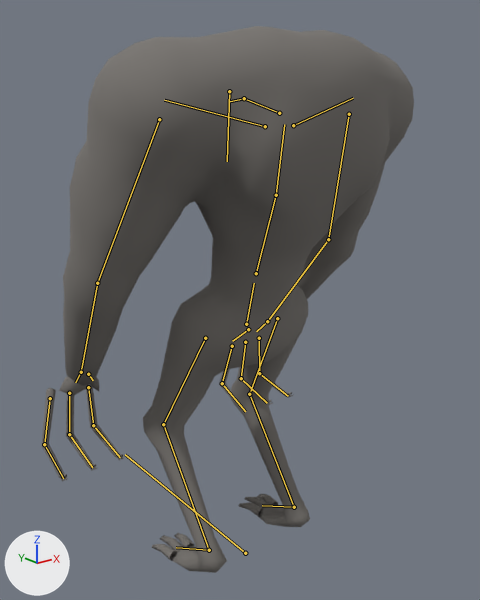
The glTF model content/art/models/mourner.lod1.glb: old version first, new version second.
Camera for both pictures: a 50 mm lens placed at (-0.731, -0.885, 0.907), pointed at (0.026, 0.062, 0.529). The axes (+X, +Y, +Z) are drawn at lower left. The lights are the same throughout. The first picture is the older version. Both versions are drawn at frame 26 of the action 'wait'; the numbers are the values there. The bones that change, and the others that lie on the model, are drawn over the model as lines.

Names of what the first picture shows: 'body', 'fine'.
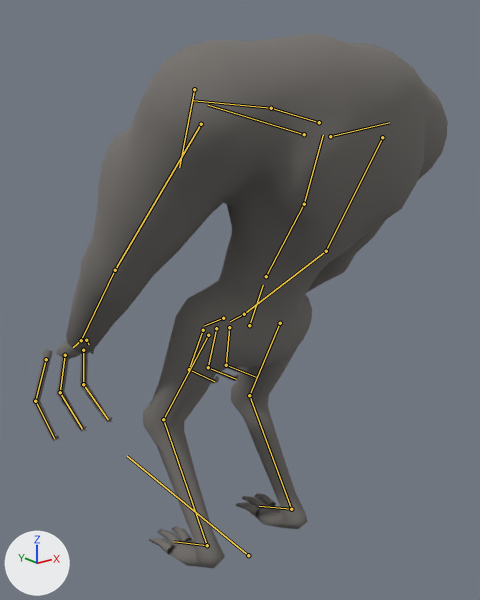
Pixel boxes (x1, y1, x2, y2) of what changed, in the pictures (480 x 600 px):
'body', posed (10% wider): before (59, 26, 414, 573); after (56, 34, 448, 568)
'fine', posed (7% taller): before (42, 369, 293, 561); after (33, 349, 276, 555)
bone 'root', root to tip: before (245, 553) to (125, 454); after (248, 555) to (127, 456)
bone 'pelvis', root to tip: before (246, 324) to (254, 283); after (249, 325) to (263, 285)
bone 'spine_01', root to tip: before (256, 273) to (276, 195); after (266, 276) to (304, 204)
bone 'spine_02', root to tip: before (276, 195) to (284, 124); after (304, 204) to (323, 135)
bone 'neck', root to tip: before (279, 113) to (244, 98); after (319, 122) to (271, 108)
bone 'head', root to tip: before (244, 98) to (230, 101); after (271, 108) to (193, 100)
bone 'veil', root to tip: before (229, 91) to (227, 161); after (194, 89) to (179, 167)
bone 'clavicle_l', root to tip: before (265, 126) to (164, 100); after (304, 134) to (208, 105)
bone 'upperarm_l', root to tip: before (159, 119) to (97, 283); after (201, 124) to (115, 270)
bone 'clavicle_r', root to tip: before (293, 125) to (353, 98); after (330, 136) to (389, 122)
bone 'upperarm_r', root to tip: before (349, 114) to (328, 239); after (382, 137) to (326, 251)
bone 'finger_a_r_01', root to tip: before (232, 346) to (222, 383); after (203, 330) to (189, 369)
bone 'finger_a_r_02', root to tip: before (222, 383) to (245, 411); after (189, 369) to (214, 381)
bone 'finger_b_r_01', root to tip: before (245, 342) to (241, 378); after (216, 328) to (208, 367)
bone 'finger_b_r_02', root to tip: before (241, 378) to (267, 403); after (208, 367) to (236, 379)
bone 'finger_c_r_01', root to tip: before (259, 338) to (259, 373); after (229, 327) to (226, 365)
bone 'finger_c_r_02', root to tip: before (259, 373) to (288, 396); after (226, 365) to (256, 377)
bone 'thigh_l', root to tip: before (205, 338) to (163, 424); after (208, 335) to (163, 419)
bone 'thigh_r', root to tip: before (277, 318) to (249, 394); after (280, 323) to (249, 395)

The change, as a list of edits to the scene's bpy script:
```text
Change bone_root:
    where bone_root = bpy.data.objects['SK_Mourner'].pose.bones['root']
    bone_root.location: (0.0, 0.01, 0.0) -> (0.0, 0.0, 0.0)
Change bone_pelvis:
    where bone_pelvis = bpy.data.objects['SK_Mourner'].pose.bones['pelvis']  # child of 'root'
    bone_pelvis.rotation_quaternion: (1.0, -0.017, 0.0, 0.0) -> (0.999, 0.019, -0.012, -0.042)  # degrees (-2, 0, 0) -> degrees (2, -1, -5)
Change bone_spine_01:
    where bone_spine_01 = bpy.data.objects['SK_Mourner'].pose.bones['spine_01']  # child of 'pelvis'
    bone_spine_01.rotation_quaternion: (1.0, -0.017, 0.0, 0.0) -> (0.999, 0.019, -0.01, -0.024)  # degrees (-2, 0, 0) -> degrees (2, -1, -3)
Change bone_spine_02:
    where bone_spine_02 = bpy.data.objects['SK_Mourner'].pose.bones['spine_02']  # child of 'spine_01'
    bone_spine_02.rotation_quaternion: (1.0, 0.013, 0.0, 0.0) -> (1.0, -0.013, 0.005, 0.025)  # degrees (1, 0, 0) -> degrees (-1, 1, 3)
Change bone_neck:
    where bone_neck = bpy.data.objects['SK_Mourner'].pose.bones['neck']  # child of 'spine_02'
    bone_neck.rotation_quaternion: (0.999, 0.0, -0.012, -0.047) -> (0.996, -0.051, -0.004, 0.069)  # degrees (0, -1, -5) -> degrees (-6, 0, 8)
Change bone_head:
    where bone_head = bpy.data.objects['SK_Mourner'].pose.bones['head']  # child of 'neck'
    bone_head.rotation_quaternion: (0.979, -0.068, -0.012, -0.19) -> (0.965, -0.008, -0.003, 0.262)  # degrees (-7, -3, -22) -> degrees (-1, 0, 30)
Change bone_veil:
    where bone_veil = bpy.data.objects['SK_Mourner'].pose.bones['veil']  # child of 'head'
    bone_veil.rotation_quaternion: (0.999, 0.026, -0.027, 0.01) -> (0.999, -0.025, 0.037, -0.012)  # degrees (3, -3, 1) -> degrees (-3, 4, -1)
Change bone_clavicle_l:
    where bone_clavicle_l = bpy.data.objects['SK_Mourner'].pose.bones['clavicle_l']  # child of 'spine_02'
    bone_clavicle_l.rotation_quaternion: (1.0, 0.0, 0.0, 0.0) -> (0.999, -0.034, -0.005, 0.008)  # degrees (0, 0, 0) -> degrees (-4, -1, 1)
Change bone_upperarm_l:
    where bone_upperarm_l = bpy.data.objects['SK_Mourner'].pose.bones['upperarm_l']  # child of 'clavicle_l'
    bone_upperarm_l.rotation_quaternion: (1.0, -0.025, 0.006, 0.004) -> (1.0, 0.016, -0.019, 0.006)  # degrees (-3, 1, 0) -> degrees (2, -2, 1)
Change bone_clavicle_r:
    where bone_clavicle_r = bpy.data.objects['SK_Mourner'].pose.bones['clavicle_r']  # child of 'spine_02'
    bone_clavicle_r.rotation_quaternion: (1.0, 0.0, 0.0, 0.0) -> (0.999, -0.034, 0.005, -0.008)  # degrees (0, 0, 0) -> degrees (-4, 1, -1)
Change bone_upperarm_r:
    where bone_upperarm_r = bpy.data.objects['SK_Mourner'].pose.bones['upperarm_r']  # child of 'clavicle_r'
    bone_upperarm_r.rotation_quaternion: (1.0, -0.025, -0.006, -0.004) -> (1.0, 0.021, -0.01, 0.011)  # degrees (-3, -1, 0) -> degrees (2, -1, 1)
Change bone_finger_a_r_01:
    where bone_finger_a_r_01 = bpy.data.objects['SK_Mourner'].pose.bones['finger_a_r_01']  # child of 'hand_r'
    bone_finger_a_r_01.rotation_quaternion: (0.988, -0.151, 0.022, 0.011) -> (0.964, -0.261, 0.038, 0.019)  # degrees (-17, 3, 1) -> degrees (-30, 5, 1)
Change bone_finger_a_r_02:
    where bone_finger_a_r_02 = bpy.data.objects['SK_Mourner'].pose.bones['finger_a_r_02']  # child of 'finger_a_r_01'
    bone_finger_a_r_02.rotation_quaternion: (0.974, -0.227, 0.014, 0.021) -> (0.921, -0.388, 0.024, 0.035)  # degrees (-26, 2, 2) -> degrees (-46, 4, 3)
Change bone_finger_b_r_01:
    where bone_finger_b_r_01 = bpy.data.objects['SK_Mourner'].pose.bones['finger_b_r_01']  # child of 'hand_r'
    bone_finger_b_r_01.rotation_quaternion: (0.985, -0.172, 0.0, 0.0) -> (0.959, -0.282, 0.0, 0.0)  # degrees (-20, 0, 0) -> degrees (-33, 0, 0)
Change bone_finger_b_r_02:
    where bone_finger_b_r_02 = bpy.data.objects['SK_Mourner'].pose.bones['finger_b_r_02']  # child of 'finger_b_r_01'
    bone_finger_b_r_02.rotation_quaternion: (0.974, -0.228, 0.0, 0.0) -> (0.928, -0.372, 0.0, 0.0)  # degrees (-26, 0, 0) -> degrees (-44, 0, 0)
Change bone_finger_c_r_01:
    where bone_finger_c_r_01 = bpy.data.objects['SK_Mourner'].pose.bones['finger_c_r_01']  # child of 'hand_r'
    bone_finger_c_r_01.rotation_quaternion: (0.982, -0.188, -0.027, -0.014) -> (0.956, -0.288, -0.042, -0.021)  # degrees (-22, -3, -1) -> degrees (-34, -5, -1)
Change bone_finger_c_r_02:
    where bone_finger_c_r_02 = bpy.data.objects['SK_Mourner'].pose.bones['finger_c_r_02']  # child of 'finger_c_r_01'
    bone_finger_c_r_02.rotation_quaternion: (0.974, -0.227, -0.014, -0.021) -> (0.937, -0.346, -0.022, -0.031)  # degrees (-26, -2, -2) -> degrees (-40, -4, -3)
Change bone_thigh_l:
    where bone_thigh_l = bpy.data.objects['SK_Mourner'].pose.bones['thigh_l']  # child of 'pelvis'
    bone_thigh_l.rotation_quaternion: (1.0, 0.0, 0.0, 0.0) -> (0.999, -0.024, -0.02, -0.036)  # degrees (0, 0, 0) -> degrees (-3, -2, -4)
Change bone_thigh_r:
    where bone_thigh_r = bpy.data.objects['SK_Mourner'].pose.bones['thigh_r']  # child of 'pelvis'
    bone_thigh_r.rotation_quaternion: (1.0, 0.0, 0.0, 0.0) -> (0.999, -0.014, -0.024, -0.038)  # degrees (0, 0, 0) -> degrees (-2, -3, -4)
```
